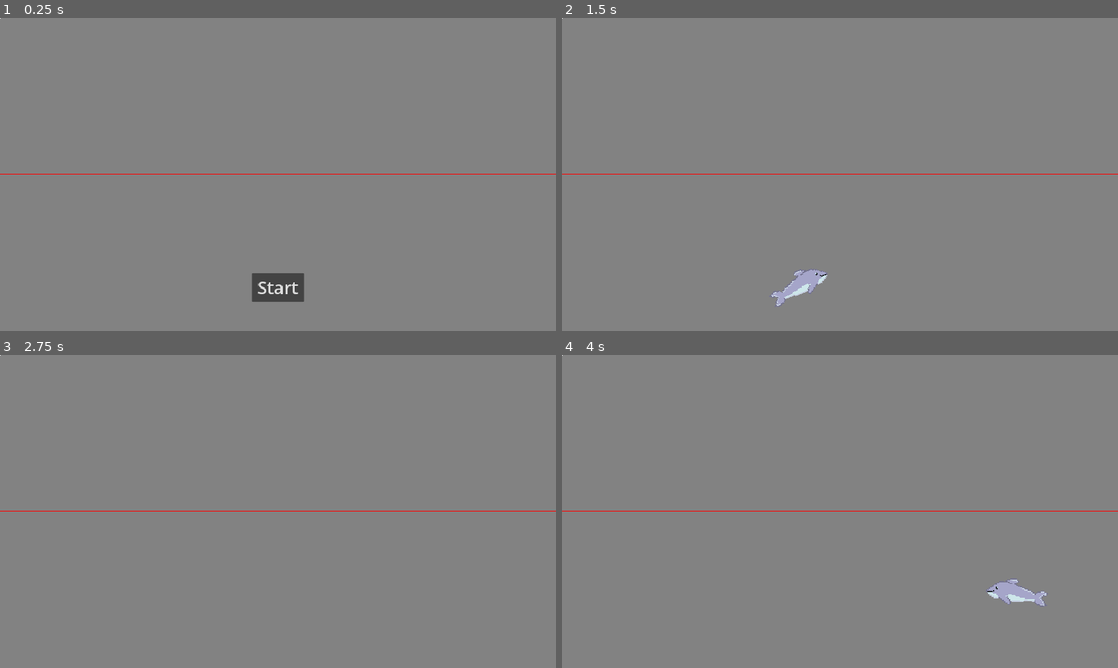
Above: before the commit, frames 1-4 (two rows, left to right).
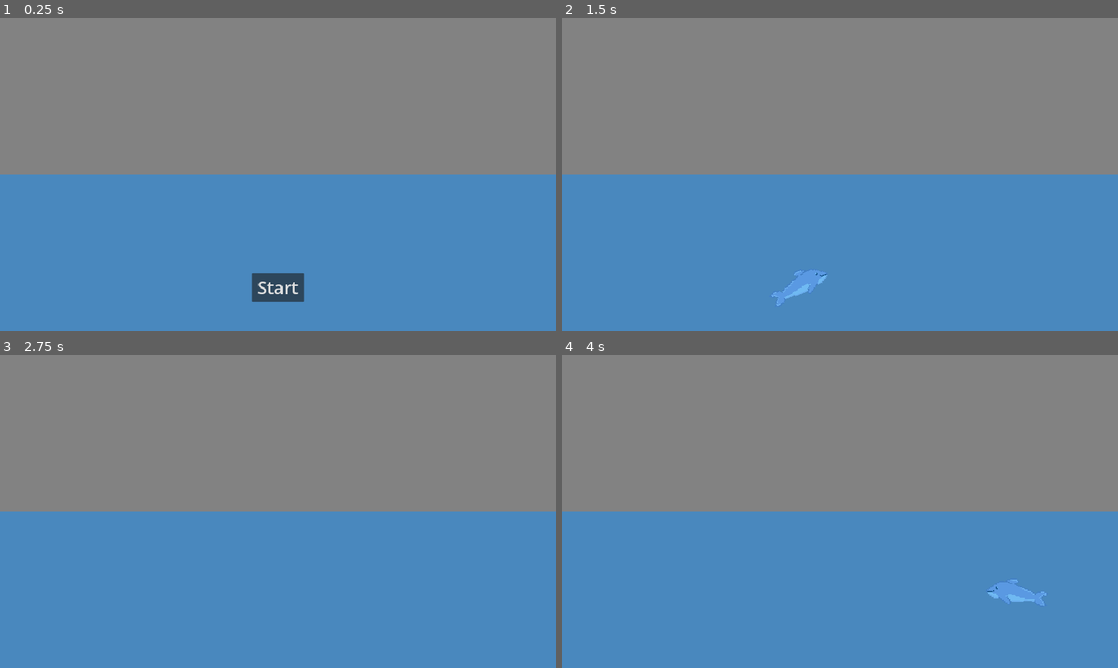
Above: after the commit, the same moments.

Repository: Kugelpanzer/GGJ-2024
Game: Godot game, scene res://Main.tscn
The game is run twice, just before and just after one commit, with the same random seed, the same clock (stepped at 60 frames per second) and the same inputs.
Inputs (mouse positions are in pixels of both pictures, inside the frame that each line leads up to):
- Up to frame 1 (0.25 s): no input
- Up to frame 2 (1.5 s): click "Start" at 0.5 s; move the mouse to (962, 158) at 1.27 s
- Up to frame 3 (2.75 s): move the mouse to (166, 527) at 2.02 s
- Up to frame 4 (4 s): move the mouse to (895, 442) at 2.77 s; tap Enter at 3.5 s; move the mouse to (812, 574) at 3.52 s

The runs differ from the first frame. In frame 1, 49% of the frame differs, in the area x 0-100%, y 0-100%; in frame 2, 50%; in frame 3, 50%; in frame 4, 50%.

Commit message:
water remade

Diff:
--- a/Main.tscn
+++ b/Main.tscn
@@ -21,8 +21,6 @@
 grow_vertical = 2
 color = Color(0.509804, 0.509804, 0.509804, 1)
 
-[node name="Player" parent="." instance=ExtResource("3")]
-
 [node name="MobTimer" type="Timer" parent="."]
 wait_time = 0.5
 
@@ -35,6 +33,13 @@
 [node name="StartPosition" type="Marker2D" parent="."]
 position = Vector2(-200, 500)
 
+[node name="Water" parent="." instance=ExtResource("7_bbi0j")]
+z_index = 2
+script = ExtResource("8_ofdqp")
+
+[node name="Player" parent="." instance=ExtResource("3")]
+z_index = 1
+
 [node name="HUD" parent="." instance=ExtResource("4")]
 
 [node name="Music" type="AudioStreamPlayer" parent="."]
@@ -43,11 +48,8 @@
 [node name="DeathSound" type="AudioStreamPlayer" parent="."]
 stream = ExtResource("6")
 
-[node name="Water" parent="." instance=ExtResource("7_bbi0j")]
-script = ExtResource("8_ofdqp")
-
-[connection signal="hit" from="Player" to="." method="game_over"]
 [connection signal="timeout" from="MobTimer" to="." method="_on_MobTimer_timeout"]
 [connection signal="timeout" from="ScoreTimer" to="." method="_on_ScoreTimer_timeout"]
 [connection signal="timeout" from="StartTimer" to="." method="_on_StartTimer_timeout"]
+[connection signal="hit" from="Player" to="." method="game_over"]
 [connection signal="start_game" from="HUD" to="." method="new_game"]
--- a/Water.gd
+++ b/Water.gd
@@ -2,29 +2,9 @@
 
 @export var water_height = 540
 
-var water_line =[]
-# Called when the node enters the scene tree for the first time.
 func _ready():
 	var screen_width = 1920 #get_viewport().size[0]
 	var screen_height = 1080  #get_viewport().size[1]
-	water_line.append(Vector2(0,screen_height - water_height))
-	water_line.append(Vector2(screen_width,screen_height - water_height))
+	$WhitePixel.position = Vector2(screen_width / 2,screen_height - water_height / 2)
+	$WhitePixel.scale = Vector2(screen_width / 4, water_height / 4)
 	#get_tree().get_root().size_changed.connect(resize)
-
-
-func resize():
-	var screen_width = 1920 #get_viewport().size[0]
-	var screen_height = 1080  #get_viewport().size[1]
-	water_line[0] = Vector2(0,screen_height - water_height)
-	water_line[1] = Vector2(screen_width,screen_height - water_height)
-	print(screen_width)
-
-# Called every frame. 'delta' is the elapsed time since the previous frame.
-func _process(delta):
-	pass
-
-
-func _draw():
-	var screen_width = get_viewport().size[0]
-	var screen_height = get_viewport().size[1]
-	draw_line(water_line[0],water_line[1],Color.RED)
--- a/Water.tscn
+++ b/Water.tscn
@@ -7,5 +7,6 @@
 [node name="Water" type="Node2D"]
 
 [node name="WhitePixel" type="Sprite2D" parent="."]
+modulate = Color(0.0666667, 0.552941, 0.980392, 0.501961)
 material = SubResource("CanvasItemMaterial_lk73f")
 texture = ExtResource("1_eyseq")
